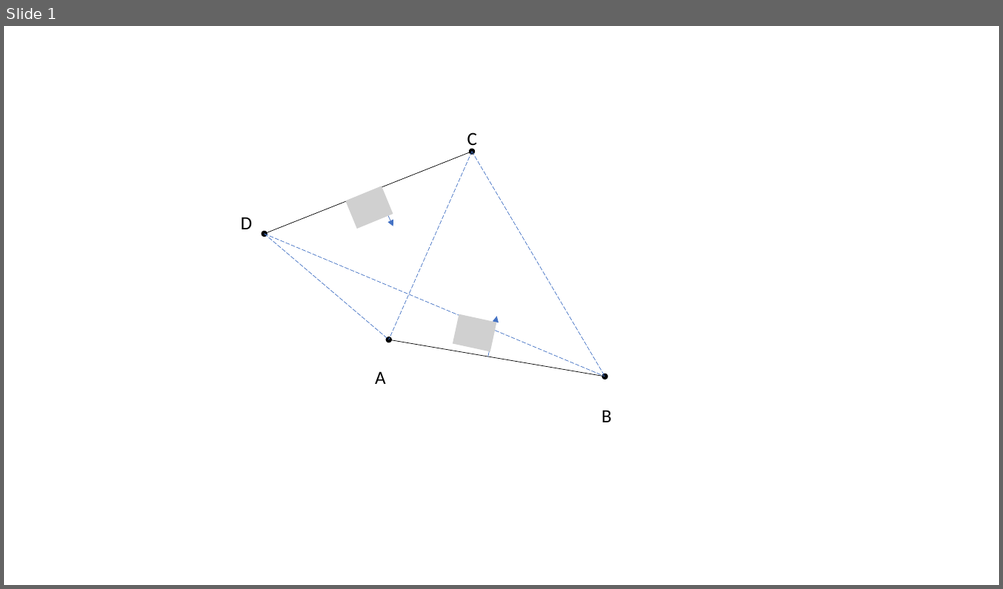
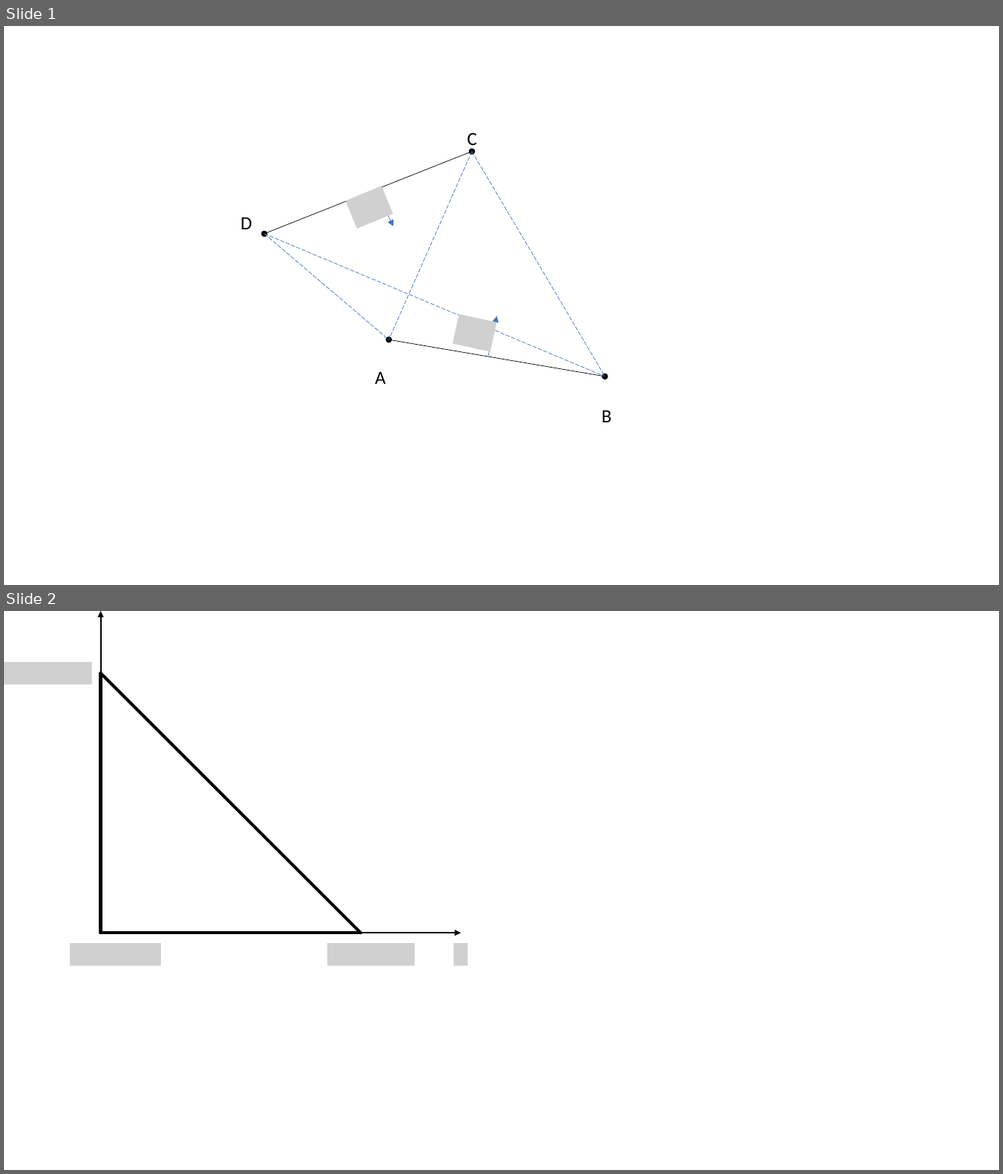
Before and after one commit to LeoBasov/hamt.jl, a slide deck: doc/latex/figures/figures.pptx. Shown one above the other, each under a label of ours: slide 1 before the commit, slides 1 and 2 after it. The pictures are 1003x589 and 1003x1174 pixels, drawn with LibreOffice and Linux fonts; fonts in the diff are those of the drawing; grey boxes stand for pictures; background and template pictures are left out. Boxes give left, top, right and bottom in pixels: in the first picture for what was removed or moved away, otherwise in the second. Text is boxed around its words. In the diff, an @@ line names an element or a change of style, - is before the commit and + after.

```diff
--- a/doc/latex/figures/figures.pptx
+++ b/doc/latex/figures/figures.pptx
@@ slide 2 added at (4, 611, 999, 1170), background #FFFFFF @@
@@ arrow added from (101, 934) to (101, 611), #000000 1.5 pt @@
@@ picture added at (4, 662, 92, 684) @@
@@ line added from (101, 673) to (361, 934), #000000 3 pt @@
@@ line added from (101, 673) to (101, 934), #000000 3 pt @@
@@ picture added at (70, 943, 161, 965) @@
@@ arrow added from (101, 934) to (461, 934), #000000 1.5 pt @@
@@ line added from (101, 934) to (361, 934), #000000 3 pt @@
@@ picture added at (327, 943, 415, 965) @@
@@ picture added at (454, 943, 468, 965) @@
```
Also in this commit, not shown: 4 other files.
